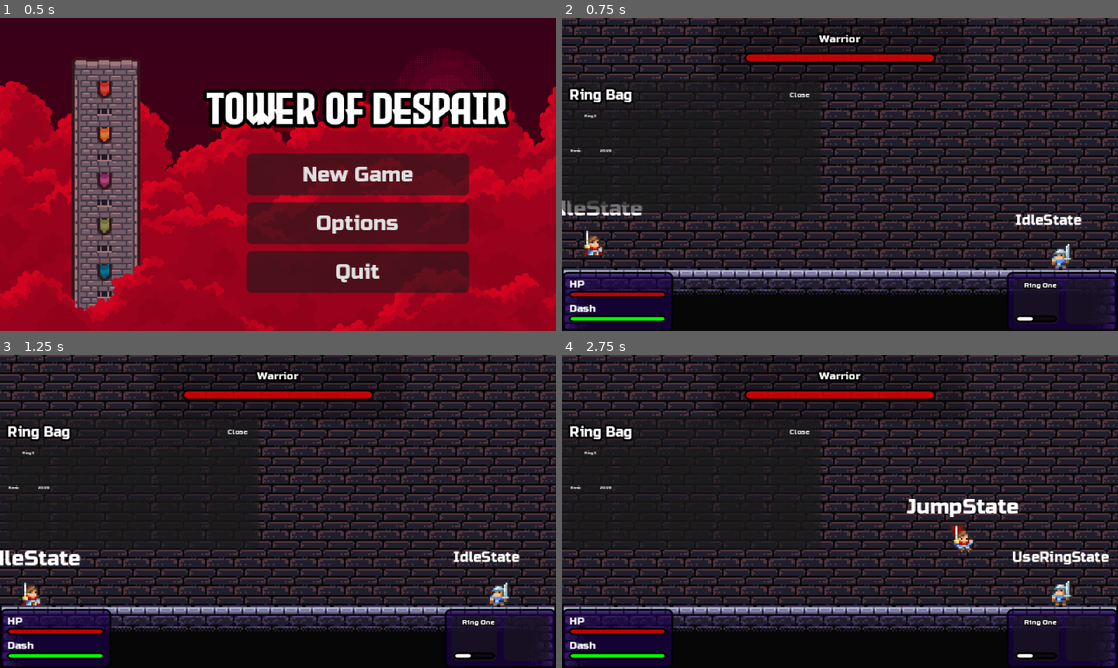
Above: before the commit, frames 1-4 (two rows, left to right).
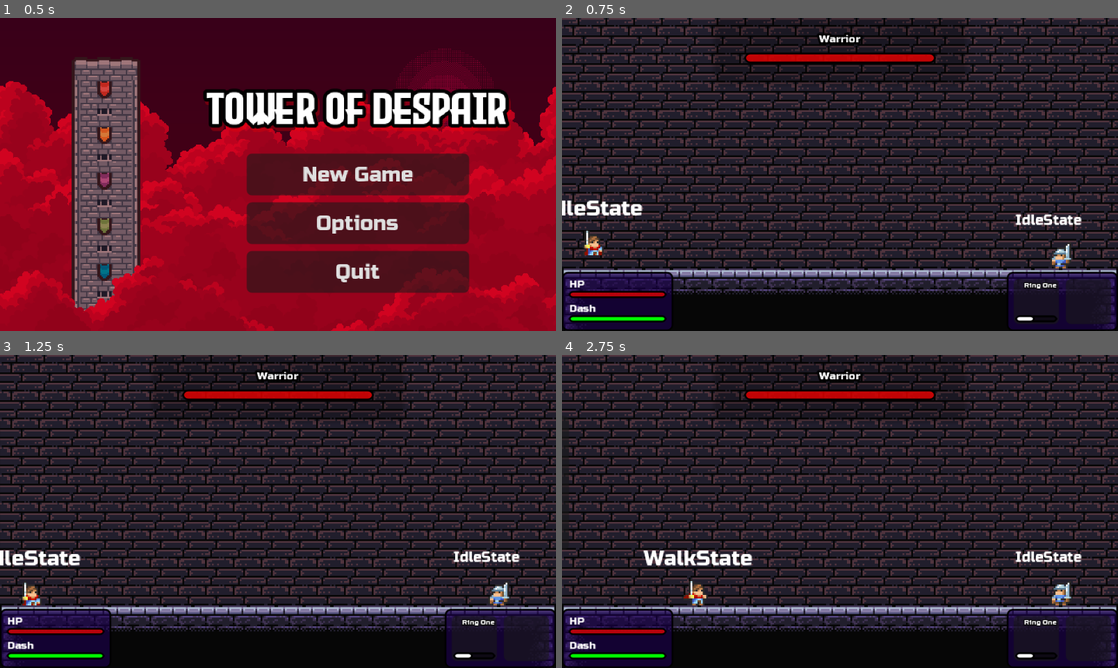
Above: after the commit, the same moments.

Repository: lucasjanta/tower-of-despair
Game: Godot game, scene res://scenes/misc/scene_manager.tscn
Same seed, same stepped clock (60 frames per second), same inputs: the game is played once before the commit and once after it.
Inputs:
- Up to frame 1 (0.5 s): no input
- Up to frame 2 (0.75 s): click "New Game" at 0.5 s
- Up to frame 3 (1.25 s): no input
- Up to frame 4 (2.75 s): hold Tab (ring_bag, bound only after the commit) 1.28-2.03 s; hold D (right) from 1.28 s (still down); tap Space (jump) at 1.52, 2.27 s; tap J (attack) at 2.1 s; tap Tab (ring_bag, bound only after the commit) at 2.3 s

Frame 1 is identical in both runs. In frame 2, 4.8% of the frame differs, in the area x 0-47%, y 20-63%; in frame 3, 4.5%; in frame 4, 6.6%, in the area x 1-99%, y 20-80%.

Commit message:
ring bag and player hitbox

Diff:
--- a/project.godot
+++ b/project.godot
@@ -68,6 +68,11 @@
 "events": [Object(InputEventKey,"resource_local_to_scene":false,"resource_name":"","device":-1,"window_id":0,"alt_press …(195 unchanged characters)…
 ]
 }
+ring_bag={
+"deadzone": 0.2,
+"events": [Object(InputEventKey,"resource_local_to_scene":false,"resource_name":"","device":-1,"window_id":0,"alt_pressed":false,"shift_pressed":false,"ctrl_pressed":false,"meta_pressed":false,"pressed":false,"keycode":0,"physical_keycode":4194306,"key_label":0,"unicode":0,"location":0,"echo":false,"script":null)
+]
+}
 
 [layer_names]
 
--- a/scenes/UI/ring_bag_slot.tscn
+++ b/scenes/UI/ring_bag_slot.tscn
@@ -16,6 +16,7 @@
 
 [node name="RingImage" type="TextureRect" parent="Ring" unique_id=320271053]
 layout_mode = 2
+expand_mode = 1
 
 [node name="VBoxContainer" type="VBoxContainer" parent="Ring" unique_id=328756398]
 layout_mode = 2
--- a/scenes/actors/enemy_1.gd
+++ b/scenes/actors/enemy_1.gd
@@ -5,6 +5,8 @@
 @export var player_ref : Player
 @onready var enemyname: Label = $CanvasLayer/StatsBar/MarginContainer/VBoxContainer/Enemyname
 @onready var enemy_hp_bar: ProgressBar = $CanvasLayer/StatsBar/MarginContainer/VBoxContainer/EnemyHpBar
+@onready var hit_anim: AnimationPlayer = $HitAnim
+@onready var hit_label: Label = $HitLabel
 
 
 var hp : float
@@ -51,6 +53,8 @@
 
 func take_damage(dmg):
 	hp -= dmg
+	hit_label.text = str(dmg)
+	hit_anim.play("take_dmg")
 	update_hp()
 	if hp <= 0.0:
 		print("enemy died")
--- a/scenes/actors/enemy_1.tscn
+++ b/scenes/actors/enemy_1.tscn
@@ -477,8 +477,95 @@
 corner_radius_bottom_left = 6
 corner_detail = 6
 
+[sub_resource type="Animation" id="Animation_ypltb"]
+length = 0.001
+tracks/0/type = "value"
+tracks/0/imported = false
+tracks/0/enabled = true
+tracks/0/path = NodePath("AnimatedSprite2D:modulate")
+tracks/0/interp = 1
+tracks/0/loop_wrap = true
+tracks/0/keys = {
+"times": PackedFloat32Array(0),
+"transitions": PackedFloat32Array(1),
+"update": 0,
+"values": [Color(1, 1, 1, 1)]
+}
+tracks/1/type = "value"
+tracks/1/imported = false
+tracks/1/enabled = true
+tracks/1/path = NodePath("HitLabel:modulate")
+tracks/1/interp = 1
+tracks/1/loop_wrap = true
+tracks/1/keys = {
+"times": PackedFloat32Array(0),
+"transitions": PackedFloat32Array(1),
+"update": 0,
+"values": [Color(1, 1, 1, 0)]
+}
+tracks/2/type = "value"
+tracks/2/imported = false
+tracks/2/enabled = true
+tracks/2/path = NodePath("HitLabel:position")
+tracks/2/interp = 1
+tracks/2/loop_wrap = true
+tracks/2/keys = {
+"times": PackedFloat32Array(0),
+"transitions": PackedFloat32Array(1),
+"update": 0,
+"values": [Vector2(-2.5, -9)]
+}
+
+[sub_resource type="Animation" id="Animation_c4rn8"]
+resource_name = "take_dmg"
+length = 0.5
+step = 0.1
+tracks/0/type = "value"
+tracks/0/imported = false
+tracks/0/enabled = true
+tracks/0/path = NodePath("AnimatedSprite2D:modulate")
+tracks/0/interp = 1
+tracks/0/loop_wrap = true
+tracks/0/keys = {
+"times": PackedFloat32Array(0, 0.1, 0.2, 0.5),
+"transitions": PackedFloat32Array(1, 1, 1, 1),
+"update": 0,
+"values": [Color(1, 1, 1, 1), Color(1, 0, 0, 1), Color(1, 0, 0, 1), Color(1, 1, 1, 1)]
+}
+tracks/1/type = "value"
+tracks/1/imported = false
+tracks/1/enabled = true
+tracks/1/path = NodePath("HitLabel:modulate")
+tracks/1/interp = 1
+tracks/1/loop_wrap = true
+tracks/1/keys = {
+"times": PackedFloat32Array(0, 0.1, 0.4, 0.5),
+"transitions": PackedFloat32Array(1, 1, 1, 1),
+"update": 0,
+"values": [Color(1, 1, 1, 0), Color(1, 1, 1, 1), Color(1, 1, 1, 1), Color(1, 1, 1, 0)]
+}
+tracks/2/type = "value"
+tracks/2/imported = false
+tracks/2/enabled = true
+tracks/2/path = NodePath("HitLabel:position")
+tracks/2/interp = 1
+tracks/2/loop_wrap = true
+tracks/2/keys = {
+"times": PackedFloat32Array(0, 0.1, 0.4, 0.5),
+"transitions": PackedFloat32Array(1, 1, 1, 1),
+"update": 0,
+"values": [Vector2(-2.5, -9), Vector2(-2.5, -13), Vector2(-2.5, -13), Vector2(-2.5, -16)]
+}
+
+[sub_resource type="AnimationLibrary" id="AnimationLibrary_psr2m"]
+_data = {
+&"RESET": SubResource("Animation_ypltb"),
+&"take_dmg": SubResource("Animation_c4rn8")
+}
+
 [node name="Enemy1" type="CharacterBody2D" unique_id=5993741]
-collision_layer = 0
+collision_layer = 4
+collision_mask = 5
 script = ExtResource("1_wqysb")
 enemy_name = "Warrior"
 max_hp = 500.0
@@ -626,6 +713,28 @@
 value = 50.1
 show_percentage = false
 
+[node name="HitAnim" type="AnimationPlayer" parent="." unique_id=1640229755]
+libraries/ = SubResource("AnimationLibrary_psr2m")
+
+[node name="HitLabel" type="Label" parent="." unique_id=2005814925]
+modulate = Color(1, 1, 1, 0)
+anchors_preset = 7
+anchor_left = 0.5
+anchor_top = 1.0
+anchor_right = 0.5
+anchor_bottom = 1.0
+offset_left = -2.5
+offset_top = -9.0
+offset_right = 2.5
+offset_bottom = -3.0
+grow_horizontal = 2
+grow_vertical = 0
+theme_override_colors/font_color = Color(1, 1, 0, 1)
+theme_override_constants/outline_size = 3
+theme_override_fonts/font = ExtResource("10_psr2m")
+theme_override_font_sizes/font_size = 4
+text = "10"
+
 [connection signal="animation_finished" from="AnimatedSprite2D" to="StateMachine/UseRingState" method="_on_animated_sprite_2d_animation_finished"]
 [connection signal="animation_finished" from="AnimatedSprite2D" to="StateMachine/BasicAttackState" method="_on_animated_sprite_2d_animation_finished"]
 [connection signal="body_entered" from="Hitbox" to="." method="_on_hitbox_body_entered"]
--- a/scenes/actors/player.gd
+++ b/scenes/actors/player.gd
@@ -8,6 +8,11 @@
 @onready var animated_sprite_2d: AnimatedSprite2D = $AnimatedSprite2D
 @onready var animation_player: AnimationPlayer = $AnimationPlayer
 @onready var hit_label: Label = $HitLabel
+@onready var inv_anim: AnimationPlayer = $CanvasLayer/RingBag/InvAnim
+
+
+@onready var ring_bag: PanelContainer = $CanvasLayer/RingBag
+
 
 
 @export var speed : float = 150.0
@@ -16,9 +21,12 @@
 @export var dash_speed : float = 300.0
 
 @export var equipped_rings : Array[Ring] = []
-@export var bag_rings : Array[Ring]
+@export var ring_inventory : Array[Ring]
 
 @export var max_hp : float = 100.0
+@export var base_dmg : float = 10.0
+
+var final_dmg : float = 10.0
 var hp : float
 var dash_used := false
 var dash_cd := 5.0
@@ -42,6 +50,8 @@
 	if cd >= dash_cd:
 		dash_used = false
 		cd = dash_cd
+
+
 
 func take_damage(dmg):
 	hp -= dmg
@@ -79,3 +89,8 @@
 
 	ring.use(self)
 	ring.consume_use()
+
+
+func _on_hitbox_body_entered(body: Node2D) -> void:
+	if body is Enemy:
+		body.take_damage(final_dmg)
--- a/scenes/actors/player.tscn
+++ b/scenes/actors/player.tscn
@@ -2,7 +2,10 @@
 
 [ext_resource type="Script" uid="uid://c6jpuc6sg6bc0" path="res://scripts/StateMachines/state_machine.gd" id="1_15tap"]
 [ext_resource type="Script" uid="uid://difwqmk6se1d1" path="res://scenes/actors/player.gd" id="1_ru62r"]
+[ext_resource type="Script" uid="uid://b5nsdc5s3ivoo" path="res://scripts/resources/ring_base.gd" id="2_h5w3c"]
 [ext_resource type="Script" uid="uid://d1pofkimct3yt" path="res://scripts/StateMachines/player_states/idle_state.gd" id="3_7wueq"]
+[ext_resource type="Script" uid="uid://eom25xvrorgv" path="res://scripts/resources/rings/fire_ring.gd" id="3_dferu"]
+[ext_resource type="Texture2D" uid="uid://dvrv4g0g16hr0" path="res://assets/rings/ring1.png" id="4_dferu"]
 [ext_resource type="Script" uid="uid://b1pqaqk28i2u0" path="res://scripts/StateMachines/player_states/walk_state.gd" id="4_oomub"]
 [ext_resource type="Script" uid="uid://dsfrati32vqxo" path="res://scripts/StateMachines/player_states/jump_state.gd" id="5_oomub"]
 [ext_resource type="Script" uid="uid://dxmooc06w1cnf" path="res://scripts/StateMachines/player_states/attack_state.gd" id="6_wl55n"]
@@ -12,7 +15,16 @@
 [ext_resource type="Script" uid="uid://b2gm83ioskabq" path="res://scripts/StateMachines/player_states/use_ring_state.gd" id="10_nmlhc"]
 [ext_resource type="FontFile" uid="uid://cnrn1vs8wengo" path="res://assets/fonts/RussoOne-Regular.ttf" id="11_kggx2"]
 [ext_resource type="Script" uid="uid://b8ak5kcjbji8b" path="res://scripts/UI/player_hud.gd" id="12_c4rn8"]
+[ext_resource type="Script" uid="uid://cotlww4bef6j6" path="res://scripts/UI/ring_bag.gd" id="13_nmlhc"]
 [ext_resource type="PackedScene" uid="uid://o028ktbdtgvh" path="res://scenes/UI/ring_bag_slot.tscn" id="13_ypltb"]
+
+[sub_resource type="Resource" id="Resource_lda41"]
+script = ExtResource("3_dferu")
+ring_name = "Fireee"
+uses = 10
+texture = ExtResource("4_dferu")
+power_stage = 1
+metadata/_custom_type_script = "uid://eom25xvrorgv"
 
 [sub_resource type="RectangleShape2D" id="RectangleShape2D_366ld"]
 size = Vector2(10, 12)
@@ -545,10 +557,67 @@
 corner_radius_bottom_left = 1
 corner_detail = 5
 
+[sub_resource type="Animation" id="Animation_h5w3c"]
+length = 0.001
+tracks/0/type = "value"
+tracks/0/imported = false
+tracks/0/enabled = true
+tracks/0/path = NodePath("RingBag:position")
+tracks/0/interp = 1
+tracks/0/loop_wrap = true
+tracks/0/keys = {
+"times": PackedFloat32Array(0),
+"transitions": PackedFloat32Array(1),
+"update": 0,
+"values": [Vector2(-149, 35)]
+}
+
+[sub_resource type="Animation" id="Animation_nmlhc"]
+resource_name = "ring_bag_in"
+length = 0.25
+step = 0.05
+tracks/0/type = "value"
+tracks/0/imported = false
+tracks/0/enabled = true
+tracks/0/path = NodePath("RingBag:position")
+tracks/0/interp = 1
+tracks/0/loop_wrap = true
+tracks/0/keys = {
+"times": PackedFloat32Array(0, 0.25),
+"transitions": PackedFloat32Array(1, 1),
+"update": 0,
+"values": [Vector2(-149, 35), Vector2(0, 35)]
+}
+
+[sub_resource type="Animation" id="Animation_0878f"]
+resource_name = "ring_bag_out"
+length = 0.25
+step = 0.05
+tracks/0/type = "value"
+tracks/0/imported = false
+tracks/0/enabled = true
+tracks/0/path = NodePath("RingBag:position")
+tracks/0/interp = 1
+tracks/0/loop_wrap = true
+tracks/0/keys = {
+"times": PackedFloat32Array(0, 0.25),
+"transitions": PackedFloat32Array(1, 1),
+"update": 0,
+"values": [Vector2(0, 35), Vector2(-149, 35)]
+}
+
+[sub_resource type="AnimationLibrary" id="AnimationLibrary_h5w3c"]
+_data = {
+&"RESET": SubResource("Animation_h5w3c"),
+&"ring_bag_in": SubResource("Animation_nmlhc"),
+&"ring_bag_out": SubResource("Animation_0878f")
+}
+
 [node name="player" type="CharacterBody2D" unique_id=1345400460]
 collision_layer = 2
 collision_mask = 3
 script = ExtResource("1_ru62r")
+ring_inventory = Array[ExtResource("2_h5w3c")]([SubResource("Resource_lda41"), null, null, null, null, null, null, null, null, null])
 
 [node name="CollisionShape2D" type="CollisionShape2D" parent="." unique_id=511015276]
 shape = SubResource("RectangleShape2D_366ld")
@@ -795,9 +864,11 @@
 layout_mode = 2
 
 [node name="RingBag" type="PanelContainer" parent="CanvasLayer" unique_id=1874707801]
+process_mode = 3
+offset_left = -149.0
 offset_top = 35.0
-offset_right = 149.0
 offset_bottom = 112.0
+script = ExtResource("13_nmlhc")
 
 [node name="MarginContainer" type="MarginContainer" parent="CanvasLayer/RingBag" unique_id=368246746]
 layout_mode = 2
@@ -831,48 +902,53 @@
 theme_override_styles/normal = SubResource("StyleBoxFlat_t62v4")
 text = "Close"
 
-[node name="GridContainer" type="GridContainer" parent="CanvasLayer/RingBag/MarginContainer/VBoxContainer" unique_id=745580497]
+[node name="RingsContainer" type="GridContainer" parent="CanvasLayer/RingBag/MarginContainer/VBoxContainer" unique_id=745580497]
 layout_mode = 2
 size_flags_vertical = 3
 columns = 5
 
-[node name="RingBagSlot" parent="CanvasLayer/RingBag/MarginContainer/VBoxContainer/GridContainer" unique_id=1518311473 instance=ExtResource("13_ypltb")]
-layout_mode = 2
-
-[node name="PanelContainer2" type="PanelContainer" parent="CanvasLayer/RingBag/MarginContainer/VBoxContainer/GridContainer" unique_id=483526258]
+[node name="RingBagSlot" parent="CanvasLayer/RingBag/MarginContainer/VBoxContainer/RingsContainer" unique_id=1518311473 instance=ExtResource("13_ypltb")]
+layout_mode = 2
+
+[node name="PanelContainer2" type="PanelContainer" parent="CanvasLayer/RingBag/MarginContainer/VBoxContainer/RingsContainer" unique_id=483526258]
 custom_minimum_size = Vector2(25, 25)
 layout_mode = 2
 
-[node name="PanelContainer3" type="PanelContainer" parent="CanvasLayer/RingBag/MarginContainer/VBoxContainer/GridContainer" unique_id=1761533796]
+[node name="PanelContainer3" type="PanelContainer" parent="CanvasLayer/RingBag/MarginContainer/VBoxContainer/RingsContainer" unique_id=1761533796]
 custom_minimum_size = Vector2(25, 25)
 layout_mode = 2
 
-[node name="PanelContainer4" type="PanelContainer" parent="CanvasLayer/RingBag/MarginContainer/VBoxContainer/GridContainer" unique_id=1286947809]
+[node name="PanelContainer4" type="PanelContainer" parent="CanvasLayer/RingBag/MarginContainer/VBoxContainer/RingsContainer" unique_id=1286947809]
 custom_minimum_size = Vector2(25, 25)
 layout_mode = 2
 
-[node name="PanelContainer5" type="PanelContainer" parent="CanvasLayer/RingBag/MarginContainer/VBoxContainer/GridContainer" unique_id=468074559]
+[node name="PanelContainer5" type="PanelContainer" parent="CanvasLayer/RingBag/MarginContainer/VBoxContainer/RingsContainer" unique_id=468074559]
 custom_minimum_size = Vector2(25, 25)
 layout_mode = 2
 
-[node name="PanelContainer6" type="PanelContainer" parent="CanvasLayer/RingBag/MarginContainer/VBoxContainer/GridContainer" unique_id=1898539719]
+[node name="PanelContainer6" type="PanelContainer" parent="CanvasLayer/RingBag/MarginContainer/VBoxContainer/RingsContainer" unique_id=1898539719]
 custom_minimum_size = Vector2(25, 25)
 layout_mode = 2
 
-[node name="PanelContainer7" type="PanelContainer" parent="CanvasLayer/RingBag/MarginContainer/VBoxContainer/GridContainer" unique_id=559873579]
+[node name="PanelContainer7" type="PanelContainer" parent="CanvasLayer/RingBag/MarginContainer/VBoxContainer/RingsContainer" unique_id=559873579]
 custom_minimum_size = Vector2(25, 25)
 layout_mode = 2
 
-[node name="PanelContainer8" type="PanelContainer" parent="CanvasLayer/RingBag/MarginContainer/VBoxContainer/GridContainer" unique_id=518628293]
+[node name="PanelContainer8" type="PanelContainer" parent="CanvasLayer/RingBag/MarginContainer/VBoxContainer/RingsContainer" unique_id=518628293]
 custom_minimum_size = Vector2(25, 25)
 layout_mode = 2
 
-[node name="PanelContainer9" type="PanelContainer" parent="CanvasLayer/RingBag/MarginContainer/VBoxContainer/GridContainer" unique_id=1851726999]
+[node name="PanelContainer9" type="PanelContainer" parent="CanvasLayer/RingBag/MarginContainer/VBoxContainer/RingsContainer" unique_id=1851726999]
 custom_minimum_size = Vector2(25, 25)
 layout_mode = 2
 
-[node name="PanelContainer10" type="PanelContainer" parent="CanvasLayer/RingBag/MarginContainer/VBoxContainer/GridContainer" unique_id=858402353]
+[node name="PanelContainer10" type="PanelContainer" parent="CanvasLayer/RingBag/MarginContainer/VBoxContainer/RingsContainer" unique_id=858402353]
 custom_minimum_size = Vector2(25, 25)
 layout_mode = 2
 
+[node name="InvAnim" type="AnimationPlayer" parent="CanvasLayer/RingBag" unique_id=519092472]
+root_node = NodePath("../..")
+libraries/ = SubResource("AnimationLibrary_h5w3c")
+
 [connection signal="timeout" from="StateMachine/DashState/dash_timer" to="StateMachine/DashState" method="_on_dash_timer_timeout"]
+[connection signal="body_entered" from="Hitbox" to="." method="_on_hitbox_body_entered"]
--- /dev/null
+++ b/scripts/UI/ring_bag.gd
@@ -0,0 +1,29 @@
+extends PanelContainer
+@onready var inv_anim: AnimationPlayer = $InvAnim
+@onready var rings_container: GridContainer = $MarginContainer/VBoxContainer/RingsContainer
+@onready var player: Player = $"../.."
+
+const RING_BAG_SLOT = preload("uid://o028ktbdtgvh")
+var opened := false
+
+func populate_rings(rings : Array[Ring]):
+	for child in rings_container.get_children():
+		child.free()
+
+	for i in player.ring_inventory.size():
+		var new_slot = RING_BAG_SLOT.instantiate()
+		rings_container.add_child(new_slot)
+		new_slot.setup(rings[i])
+
+
+func _input(event: InputEvent) -> void:
+	if event.is_action_pressed("ring_bag"):
+		if !opened:
+			populate_rings(player.ring_inventory)
+			inv_anim.play("ring_bag_in")
+			opened = true
+			get_tree().paused = true
+		else:
+			inv_anim.play("ring_bag_out")
+			opened = false
+			get_tree().paused = false
--- a/scripts/UI/ring_bag_slot.gd
+++ b/scripts/UI/ring_bag_slot.gd
@@ -4,5 +4,30 @@
 @onready var power_stage_label: Label = $Ring/HBoxContainer/PowerStageLabel
 @onready var uses_label: Label = $Ring/HBoxContainer/UsesLabel
 
-func setup():
-	pass
+@onready var ring_container: MarginContainer = $Ring
+@onready var empty_container: MarginContainer = $Empty
+
+func setup(ring : Ring):
+	if !ring:
+		empty_container.visible = true
+		ring_container.visible = false
+		return
+	else:
+		empty_container.visible = false
+		ring_container.visible = true
+
+	ring_name_label.text = ring.ring_name
+	match ring.power_stage:
+		0:
+			power_stage_label.text = "Basic"
+
+		1:
+			power_stage_label.text = "Experienced"
+
+		2:
+			power_stage_label.text = "Ancient"
+
+	uses_label.text = "%s/%s" %[ring.uses, ring.max_uses]
+
+	if ring.texture != null:
+		ring_image.texture = ring.texture
Binary file added: assets/rings/ring1.png
Not shown, added: assets/rings/ring1.png.import
Binary file added: assets/rings/ring2.png
Not shown, added: assets/rings/ring2.png.import
Binary file added: assets/rings/ring3.png
Not shown, added: assets/rings/ring3.png.import
Binary file added: assets/rings/ring4.png
Not shown, added: assets/rings/ring4.png.import
Binary file added: assets/rings/ring5.png
Not shown, added: assets/rings/ring5.png.import
Binary file added: assets/rings/ring6.png
Not shown, added: assets/rings/ring6.png.import
(and 3 more such lines)
